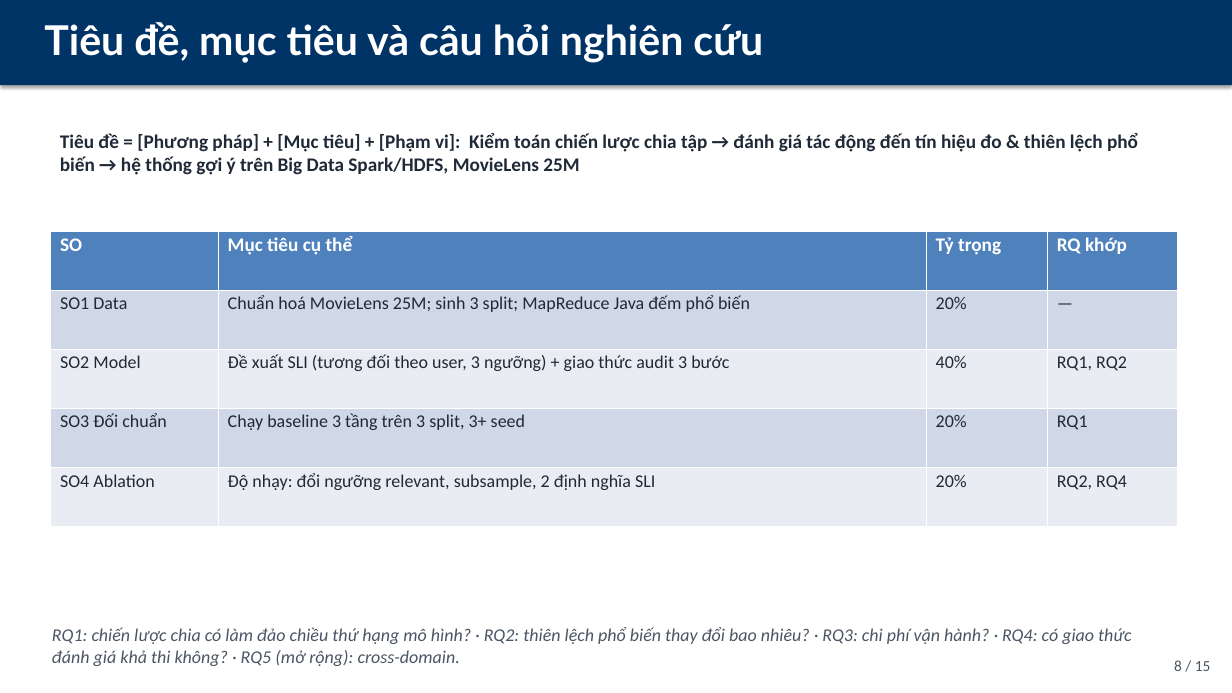
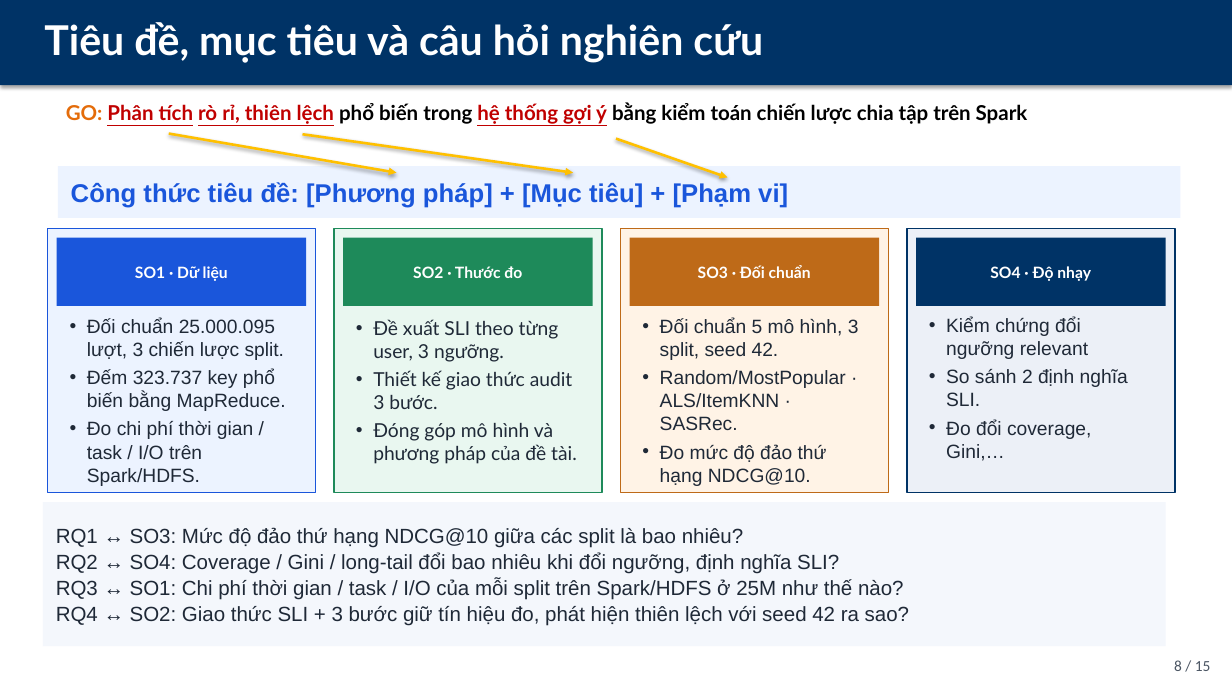
Before and after one commit to StreetParkourZombie/Recommendation_System, a slide deck: slide 8 of docs/Project/Main/Presentation/Slides/PPNCKH_DeCuong_15slides_Self-Adjustion.pptx (slide 9 before the commit). Drawn at 1232x693 pixels with LibreOffice and Linux fonts; fonts in the diff are those of the drawing. Boxes give left, top, right and bottom in pixels: in the first picture for what was removed or moved away, otherwise in the second. Text is boxed around its words. In the diff, an @@ line names an element or a change of style, - is before the commit and + after.

```diff
--- a/docs/Project/Main/Presentation/Slides/PPNCKH_DeCuong_15slides_Self-Adjustion.pptx
+++ b/docs/Project/Main/Presentation/Slides/PPNCKH_DeCuong_15slides_Self-Adjustion.pptx
@@ text added at (66, 102, 1028, 124), 16 pt, text #000000, bold @@
+GO: Phân tích rò rỉ, thiên lệch phổ biến trong hệ thống gợi ý bằng kiểm toán chiến lược chia tập trên Spark
@@ text removed at (60, 133, 1138, 175) @@
-Tiêu đề = [Phương pháp] + [Mục tiêu] + [Phạm vi]: Kiểm toán chiến lược chia tập → đánh giá tác động đến tín hiệu đo & thiên lệch phổ biến → hệ thống gợi ý trên Big Data Spark/HDFS, MovieLens 25M
@@ arrow added from (169, 134) to (396, 173), #FFC000 2 pt @@
@@ arrow added from (302, 134) to (573, 173), #FFC000 2 pt @@
@@ arrow added from (616, 139) to (727, 177), #FFC000 2 pt @@
@@ rounded rectangle added at (57, 166, 1180, 218), fill #ECF3FF, 20 pt, text #1A56DB, bold @@
+Công thức tiêu đề: [Phương pháp] + [Mục tiêu] + [Phạm vi]
@@ rounded rectangle added at (47, 228, 315, 493), fill #ECF3FF, outline #1A56DB 1.25 pt @@
@@ table removed at (51, 231, 1177, 527), 5 rows, 4 columns @@
-SO | Mục tiêu cụ thể | Tỷ trọng | RQ khớp
-SO1 Data | Chuẩn hoá MovieLens 25M; sinh 3 split; MapReduce Java đếm phổ biến | 20% | —
-SO2 Model | Đề xuất SLI (tương đối theo user, 3 ngưỡng) + giao thức audit 3 bước | 40% | RQ1, RQ2
-SO3 Đối chuẩn | Chạy baseline 3 tầng trên 3 split, 3+ seed | 20% | RQ1
-SO4 Ablation | Độ nhạy: đổi ngưỡng relevant, subsample, 2 định nghĩa SLI | 20% | RQ2, RQ4
@@ rounded rectangle added at (56, 238, 306, 306), fill #1A56DB, 12.2 pt, text #FFFFFF, bold @@
+SO1 · Dữ liệu
@@ rounded rectangle added at (334, 228, 602, 493), fill #E9F7F0, outline #1E8A5A 1.25 pt @@
@@ rounded rectangle added at (343, 238, 592, 306), fill #1E8A5A, 12.2 pt, text #FFFFFF, bold @@
+SO2 · Thước đo
@@ rounded rectangle added at (620, 228, 888, 493), fill #FFF3E6, outline #BE6A18 1.25 pt @@
@@ rounded rectangle added at (629, 238, 879, 306), fill #BE6A18, 12.2 pt, text #FFFFFF, bold @@
+SO3 · Đối chuẩn
@@ rounded rectangle added at (907, 228, 1175, 493), fill #ECF0F7, outline #003366 1.25 pt @@
@@ rounded rectangle added at (916, 238, 1165, 306), fill #003366, 12.2 pt, text #FFFFFF, bold @@
+SO4 · Độ nhạy
@@ text added at (87, 318, 286, 486), 15 pt, text #1F2937 @@
+• Đối chuẩn 25.000.095 lượt, 3 chiến lược split.
+• Đếm 323.737 key phổ biến bằng MapReduce.
+• Đo chi phí thời gian / task / I/O trên Spark/HDFS.
@@ text added at (373, 319, 577, 464), 15 pt, text #1F2937 @@
+• Đề xuất SLI theo từng user, 3 ngưỡng.
+• Thiết kế giao thức audit 3 bước.
+• Đóng góp mô hình và phương pháp của đề tài.
@@ text added at (660, 318, 859, 486), 15 pt, text #1F2937 @@
+• Đối chuẩn 5 mô hình, 3 split, seed 42.
+• Random/MostPopular · ALS/ItemKNN · SASRec.
+• Đo mức độ đảo thứ hạng NDCG@10.
@@ text added at (946, 317, 1128, 461), 15 pt, text #1F2937 @@
+• Kiểm chứng đổi ngưỡng relevant
+• So sánh 2 định nghĩa SLI.
+• Đo đổi coverage, Gini,…
@@ rounded rectangle added at (43, 502, 1165, 646), fill #F4F7FC, 16 pt, text #1F2937 @@
+RQ1 ↔ SO3: Mức độ đảo thứ hạng NDCG@10 giữa các split là bao nhiêu?
+RQ2 ↔ SO4: Coverage / Gini / long-tail đổi bao nhiêu khi đổi ngưỡng, định nghĩa SLI?
+RQ3 ↔ SO1: Chi phí thời gian / task / I/O của mỗi split trên Spark/HDFS ở 25M như thế nào?
+RQ4 ↔ SO2: Giao thức SLI + 3 bước giữ tín hiệu đo, phát hiện thiên lệch với seed 42 ra sao?
@@ text removed at (52, 627, 1131, 666) @@
-RQ1: chiến lược chia có làm đảo chiều thứ hạng mô hình? · RQ2: thiên lệch phổ biến thay đổi bao nhiêu? · RQ3: chi phí vận hành? · RQ4: có giao thức đánh giá khả thi không? · RQ5 (mở rộng): cross-domain.
```
Also in this commit, not shown: 9 other slides changed, 4 slides added, 6 slides removed, 41 other files.
